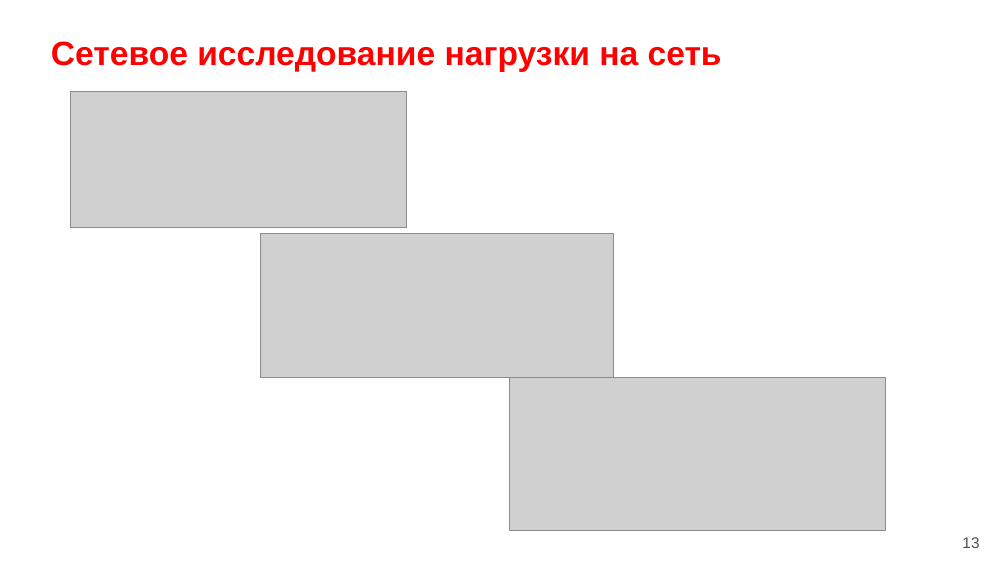
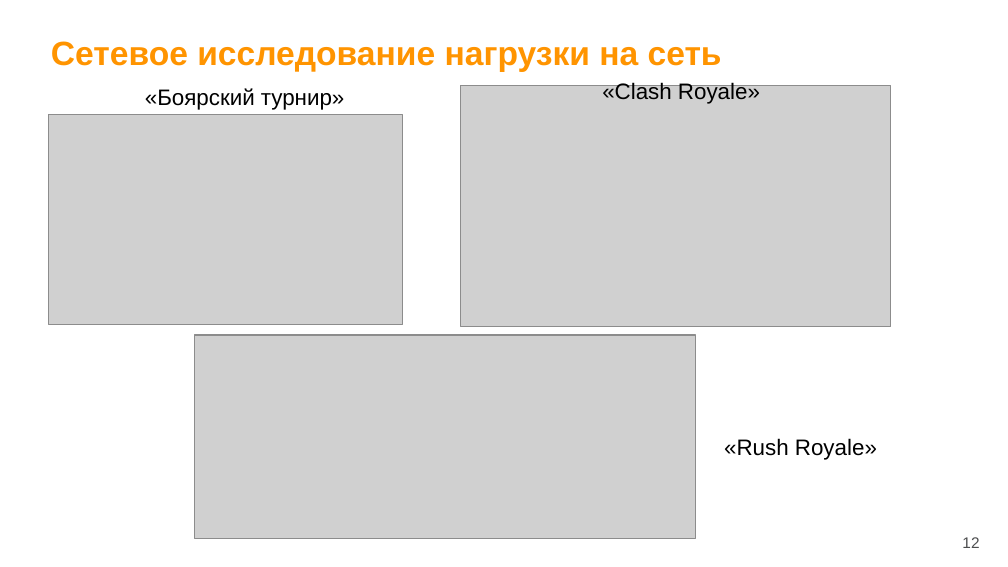
Before and after one commit to wemik2323/vkr, a slide deck: slide 12 of docs/Result/Презентация.pptx (slide 13 before the commit). Drawn at 1008x567 pixels with LibreOffice and Linux fonts; fonts in the diff are those of the drawing; grey boxes stand for pictures; background and template pictures are left out. Boxes give left, top, right and bottom in pixels: in the first picture for what was removed or moved away, otherwise in the second. Text is boxed around its words. In the diff, an @@ line names an element or a change of style, - is before the commit and + after.

```diff
--- a/docs/Result/Презентация.pptx
+++ b/docs/Result/Презентация.pptx
@@ title "Сетевое исследование нагрузки на сеть" at (x1=51, y1=41, x2=722, y2=72): text colour #FF0000 to #FF9400 @@
@@ text added at (x1=145, y1=88, x2=344, y2=110), 16 pt, text #000000 @@
+«Боярский турнир»
@@ picture added at (x1=461, y1=86, x2=890, y2=328) @@
@@ text added at (x1=602, y1=81, x2=760, y2=104), 16 pt, text #000000 @@
+«Clash Royale»
@@ picture added at (x1=48, y1=115, x2=402, y2=325) @@
@@ picture removed at (x1=71, y1=92, x2=406, y2=228) @@
@@ picture removed at (x1=260, y1=234, x2=613, y2=378) @@
@@ picture resized from (x1=509, y1=378, x2=885, y2=531) to (x1=195, y1=335, x2=696, y2=538) @@
@@ text added at (x1=724, y1=438, x2=877, y2=460), 16 pt, text #000000 @@
+«Rush Royale»
@@ page number at (x1=962, y1=537, x2=979, y2=548): text changed @@
-13
+12
```
Also in this commit, not shown: 3 other slides changed, 1 slide removed, 2 other files.
